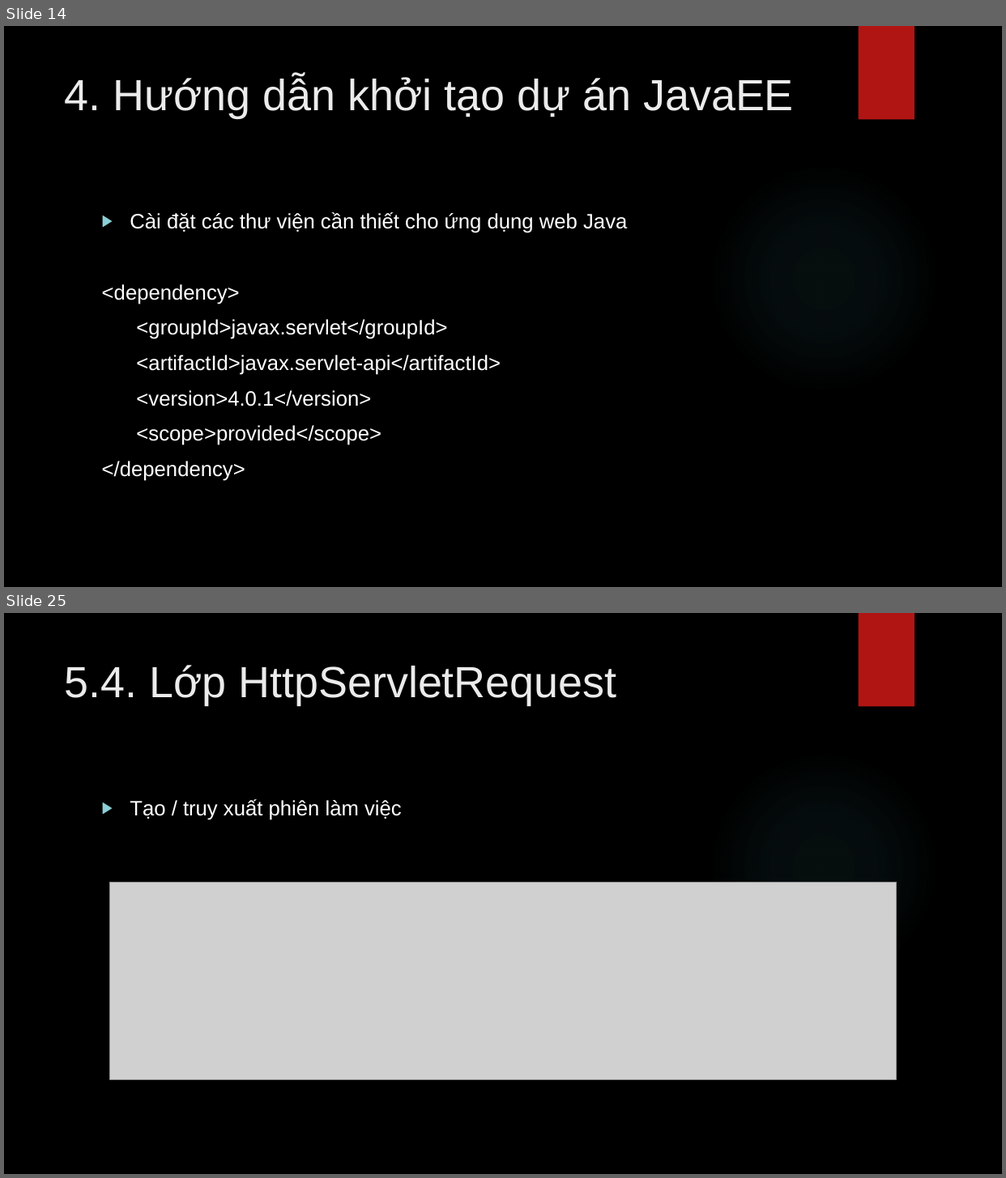
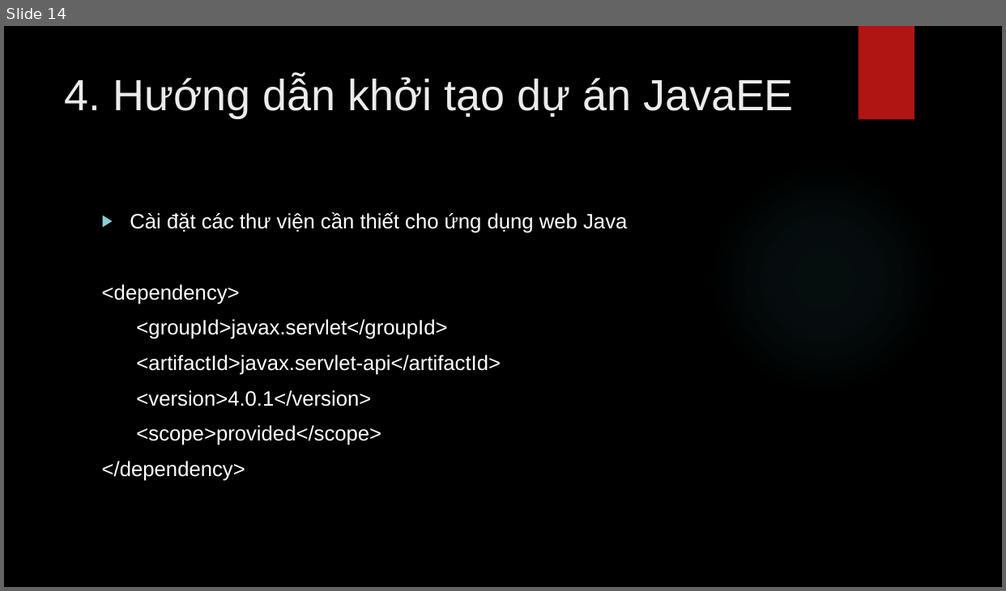
Before and after one commit to lequochai26/GDUTraining_Basic_Java_Web_Development, a slide deck: Slides/Day_7_1.pptx. Shown one above the other, each under a label of ours: slides 14 and 25 before the commit, slide 14 after it; the slides between them are not shown. The pictures are 1006x1178 and 1006x591 pixels, drawn with LibreOffice and Linux fonts; fonts in the diff are those of the drawing; grey boxes stand for pictures; background and template pictures are left out. Boxes give left, top, right and bottom in pixels: in the first picture for what was removed or moved away, otherwise in the second. Text is boxed around its words. In the diff, an @@ line names an element or a change of style, - is before the commit and + after.

```diff
--- a/Slides/Day_7_1.pptx
+++ b/Slides/Day_7_1.pptx
@@ slide 25 removed at [4,613,1002,1174], background picture (left out); not listed: 2 template elements that a slide beside it also shows @@
@@ title removed at [65,665,616,705] @@
-5.4. Lớp HttpServletRequest
@@ text removed at [130,799,402,820] @@
-▶ Tạo / truy xuất phiên làm việc
@@ picture removed at [109,882,897,1080] @@
```
Also in this commit, not shown: 15 other slides removed, 2 other files.
